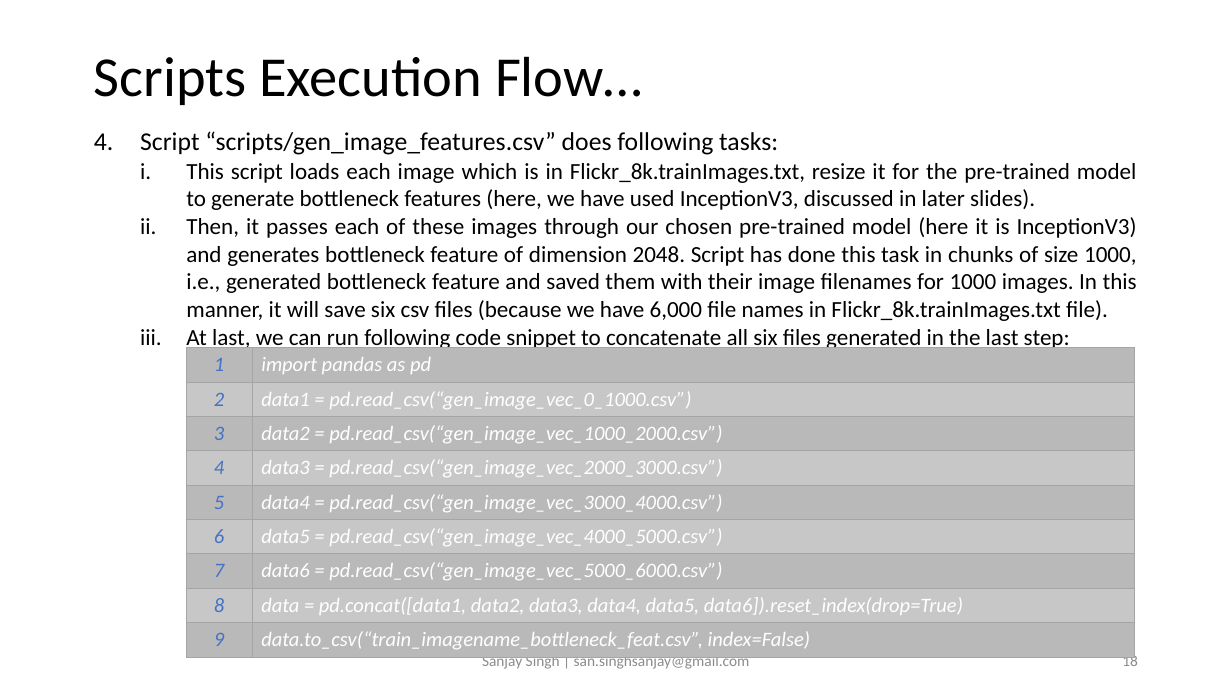
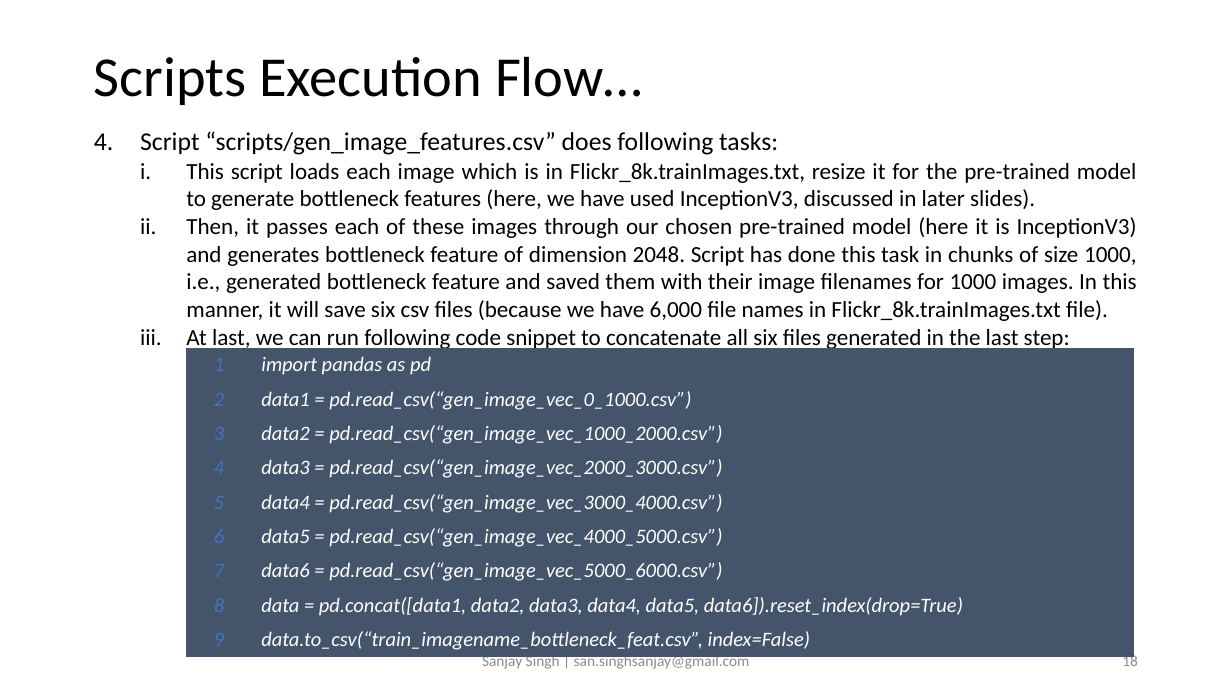
Before and after one commit to sansinghsanjay/Flickr8k_ImageCaptioning, a slide deck: slide 18 of readme.pptx. Drawn at 1232x693 pixels with LibreOffice and Linux fonts; fonts in the diff are those of the drawing. Boxes give left, top, right and bottom in pixels: in the first picture for what was removed or moved away, otherwise in the second. Text is boxed around its words. In the diff, an @@ line names an element or a change of style, - is before the commit and + after.

```diff
--- a/readme.pptx
+++ b/readme.pptx
@@ table at [186, 348, 1134, 654] @@
@@ fill #A5A5A5 at 40% opacity to #44546A in 10 cells @@
@@ fill none to #44546A in 8 cells @@
@@ borders changed @@
```
Also in this commit, not shown: 5 other slides changed, 4 slides added, 1 other file.
